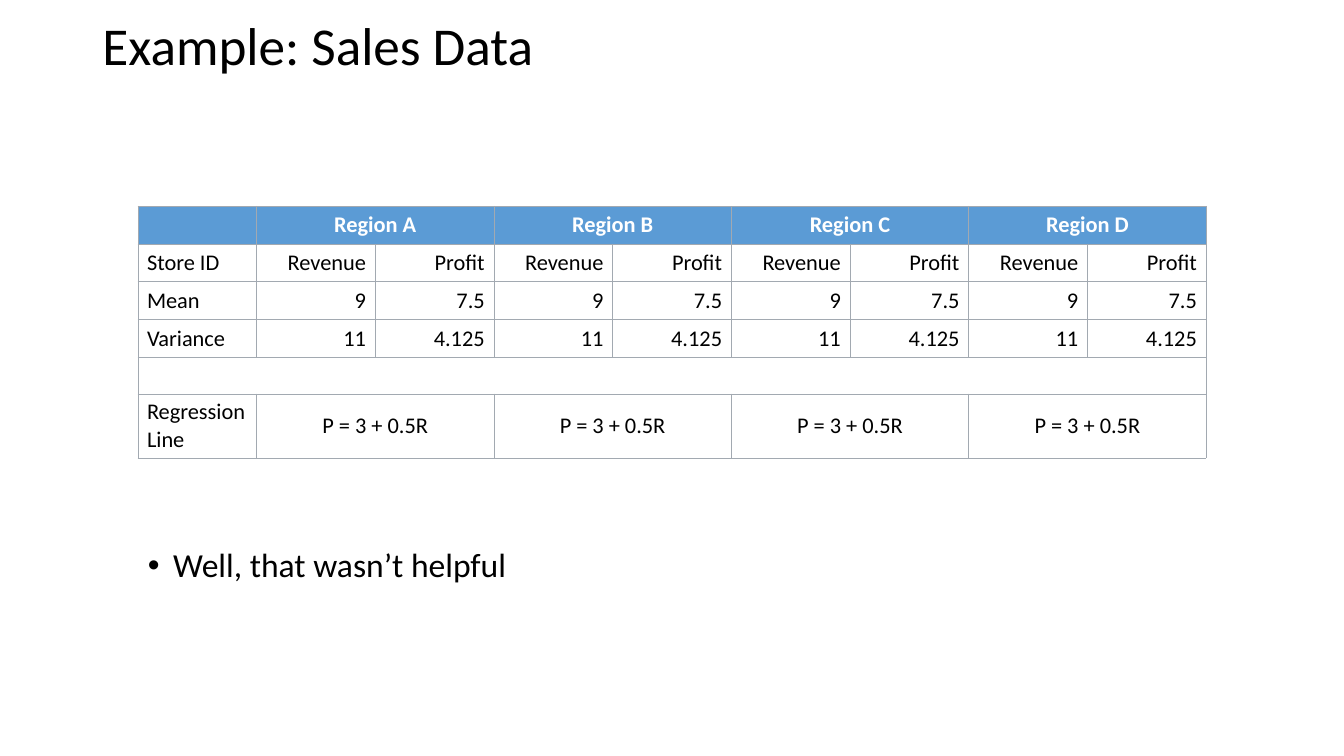
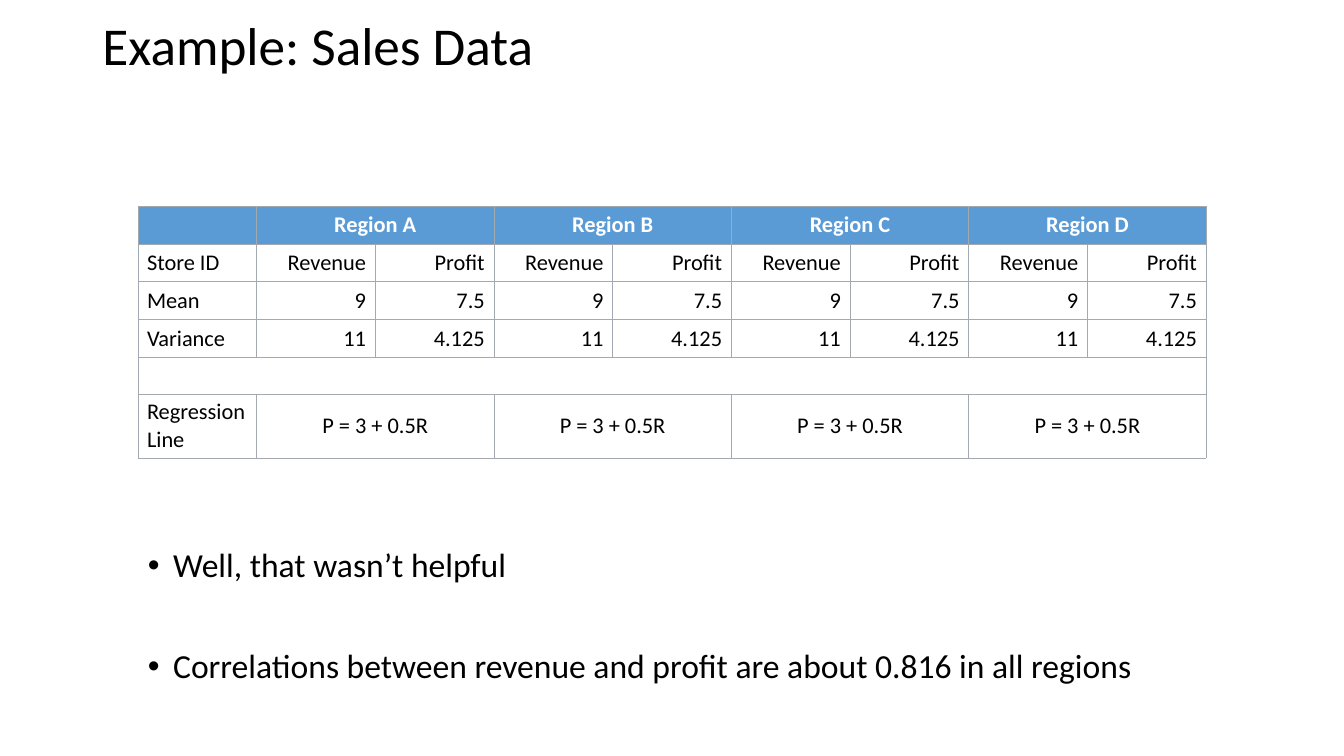
Before and after one commit to ipozdeev/it-skills-for-research, a slide deck: slide 17 of visualization/visualization_slides.pptx. Drawn at 1344x756 pixels with LibreOffice and Linux fonts; fonts in the diff are those of the drawing. Boxes give left, top, right and bottom in pixels: in the first picture for what was removed or moved away, otherwise in the second. Text is boxed around its words. In the diff, an @@ line names an element or a change of style, - is before the commit and + after.

Commit message:
data in visualization lecture

```diff
--- a/visualization/visualization_slides.pptx
+++ b/visualization/visualization_slides.pptx
@@ text at <box>173,654,1131,684</box>: paragraph added @@
+• Correlations between revenue and profit are about 0.816 in all regions
```
Also in this commit, not shown: 5 other slides changed, 2 other files.
